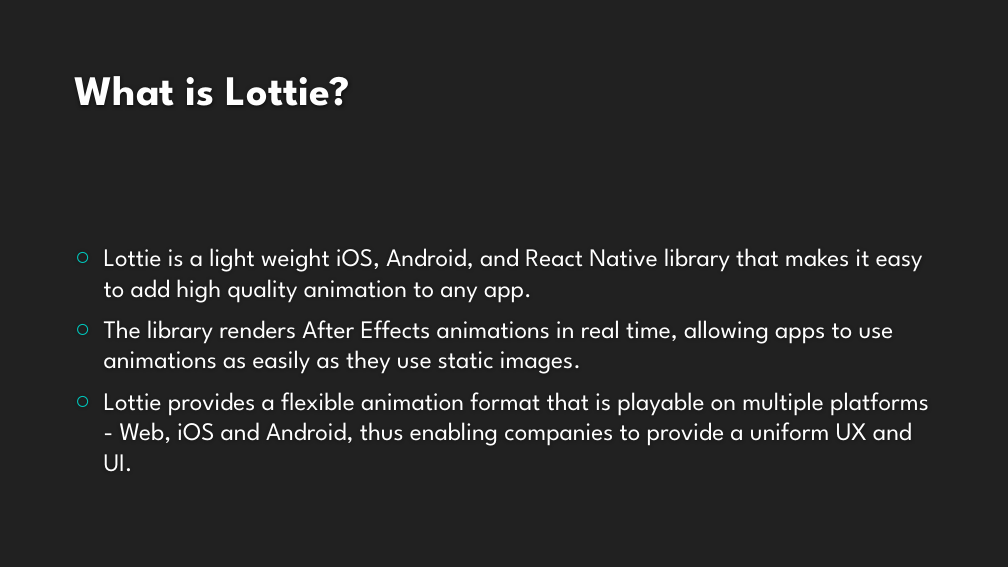
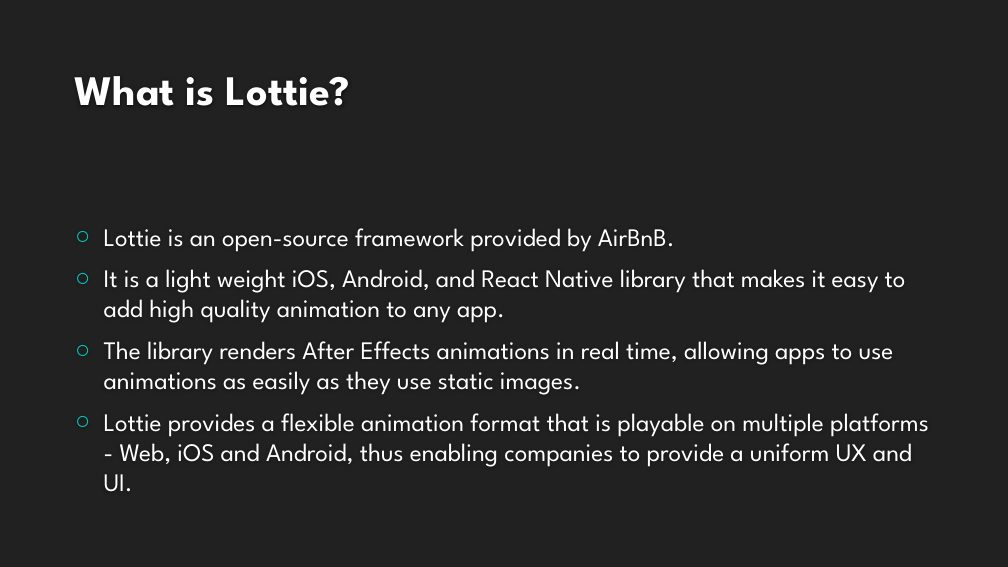
Before and after one commit to saamerm/Xamarin-Native-Forms-Swift-Lottie, a slide deck: slide 2 of Presentation.pptx. Drawn at 1008x567 pixels with LibreOffice and Linux fonts; fonts in the diff are those of the drawing; background and template pictures are left out. Boxes give left, top, right and bottom in pixels: in the first picture for what was removed or moved away, otherwise in the second. Text is boxed around its words. In the diff, an @@ line names an element or a change of style, - is before the commit and + after.

Commit message:
Finished PPT

```diff
--- a/Presentation.pptx
+++ b/Presentation.pptx
@@ text at box(104, 228, 906, 323): text changed @@
-○ Lottie is a light weight iOS, Android, and React Native library that makes it easy to add high quality animation to any app.
+○ Lottie is an open-source framework provided by AirBnB.
+○ It is a light weight iOS, Android, and React Native library that makes it easy to add high quality animation to any app.
```
Also in this commit, not shown: 3 other slides changed, 3 slides added, 5 slides removed.
